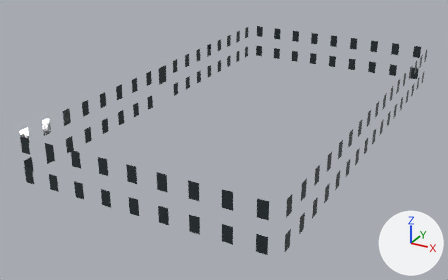
A saved change to the FBX model Blender/Cikti/UE_Aktarim/SM_Malikane_Cam.fbx.
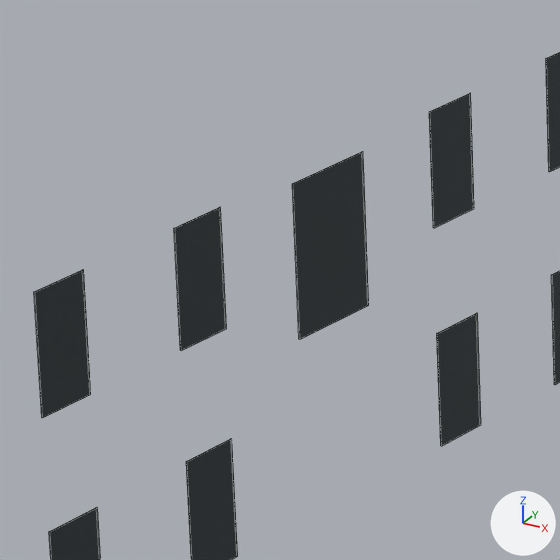
Old and new are each drawn whole from a 50 mm lens placed at (87.0, -97.7, 46.8), pointed at (35.4, -3.8, -0.2) and again close up on the part from 29% to 42% of the width and 18% to 38% of the height. The axes (+X, +Y, +Z) are drawn at lower right. The lights are the same throughout. The last two pictures show the newer version. The close-ups show mesh edges as thin lines.

Before the edit, the objects in view are built like this:
```python
me_malikane_cam = bpy.data.meshes.new('Malikane_Cam')
me_malikane_cam.from_pydata(...)  # 824 vertices, 618 faces; spans x 18.0..62.0, y -38.0..42.0, z 2.6..10.2
me_malikane_cam.materials.append(mat_m_glass)  # dark grey #273035
ob_malikane_cam = bpy.data.objects.new('Malikane_Cam', me_malikane_cam)
ob_malikane_cam.location = (0.0, 0.0, 0.0)
```
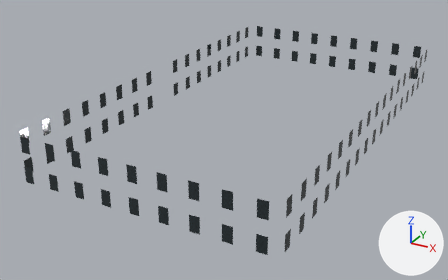
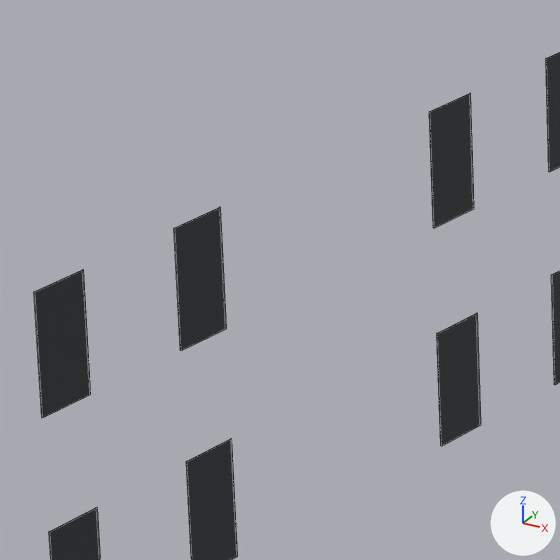
The change in detail:
me_malikane_cam is used by ob_malikane_cam; location (0.0, 0.0, 0.0).
me_malikane_cam had 824 vertices, 618 faces and spanned x 18.0..62.0, y -38.0..42.0, z 2.6..10.2.
me_malikane_cam now has 816 vertices, 612 faces and spans x 18.0..62.0, y -38.0..42.0, z 2.6..10.2.
me_malikane_cam part 1: the loose piece of 8 vertices spanning x 18.0, y 0.7..3.3, z 6.6..10.0 is deleted.

Pixel boxes (x1, y1, x2, y2) of what changed, in the close-ups (560 x 560 px):
part 1 of me_malikane_cam, deleted
    before: (292, 152, 369, 339)
